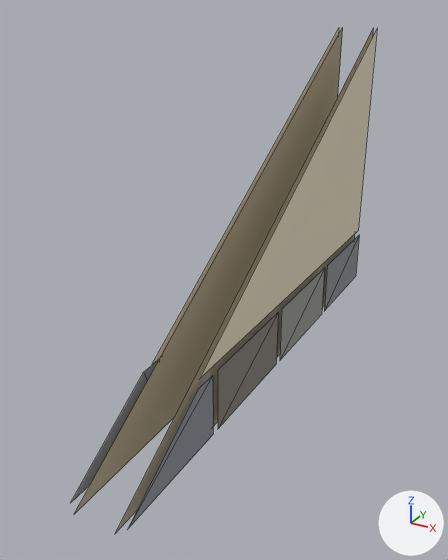
Before and after pictures for a commit that changed the glTF model houses/wall-plaster-gable-r.glb.
Camera for both pictures: a camera (50 mm lens) standing at (0.918, -0.98, 0.648) and looking at (0.418, -0.072, 0.194). The lights are fixed; the arrows at lower right show +X, +Y and +Z. The picture after the commit comes second. Mesh edges are drawn as thin lines. Vertices at exactly the same position are counted once.

Names of what the first picture shows: 'wall-plaster-gable-r'.
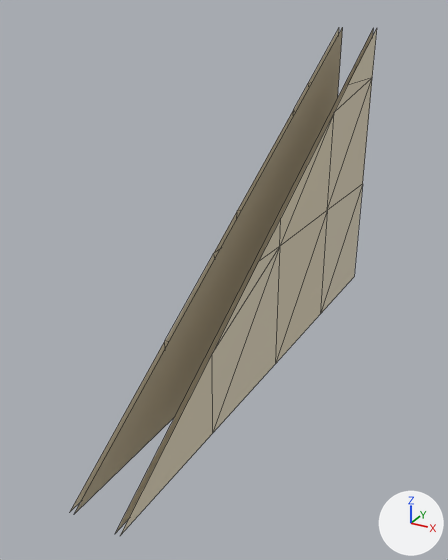
Scene script edits in JSON lines:
```json
{"block": "me_wall_plaster_gable_r", "where": "# used by ob_wall_plaster_gable_r; location = (0.0, 0.0, 0.0)"}
{"op": "remove", "block": "me_wall_plaster_gable_r", "code": "me_wall_plaster_gable_r.from_pydata(...)  # 44 vertices, 20 faces; spans x 0.4..0.5, y -0.5..0.5, z 0.0..0.607"}
{"op": "add", "block": "me_wall_plaster_gable_r", "code": "me_wall_plaster_gable_r.from_pydata(...)  # 36 vertices, 32 faces; spans x 0.406..0.494, y -0.5..0.5, z 0.0..0.607"}
{"block": "me_wall_plaster_gable_r", "change": "me_wall_plaster_gable_r part 1: 8 loose pieces with 32 vertices, spanning x 0.4..0.5, y -0.49..0.492, z 0.006..0.12, are deleted"}
{"block": "me_wall_plaster_gable_r", "change": "me_wall_plaster_gable_r part 2"}
{"block": "me_wall_plaster_gable_r", "change": "4 vertices are removed from x 0.406..0.494, y -0.289..0.5, z 0.128"}
{"block": "me_wall_plaster_gable_r", "change": "2 faces are deleted"}
{"block": "me_wall_plaster_gable_r", "change": "22 vertices are added at x 0.406..0.494, y -0.5..0.5, z 0.0..0.5"}
{"block": "me_wall_plaster_gable_r", "change": "6 new vertices lie (0.0, 0.0, 0.25) away from vertices in x 0.406..0.494, y 0.0..0.5, z 0.0"}
{"block": "me_wall_plaster_gable_r", "change": "30 new faces join them"}
```

Pixel boxes (x1, y1, x2, y2) of what changed, in the pictures (448 x 560 px):
```json
{"object": "wall-plaster-gable-r", "change": "reshaped", "before": [71, 27, 377, 532], "after": [69, 27, 377, 534]}
{"part": 1, "of": "me_wall_plaster_gable_r", "change": "deleted", "before": [71, 236, 359, 527]}
{"part": 2, "of": "me_wall_plaster_gable_r", "change": "cut back", "before": [152, 29, 377, 379], "after": [69, 29, 377, 534]}
```
